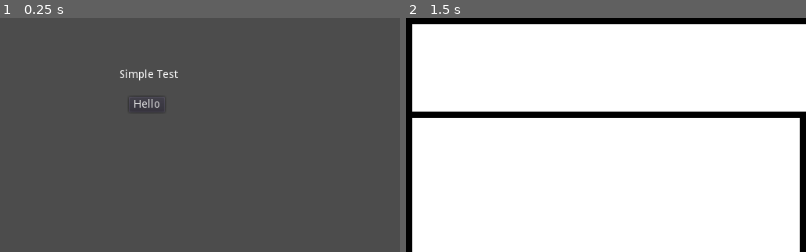
Above: before the commit, frames 1-2 (left to right).
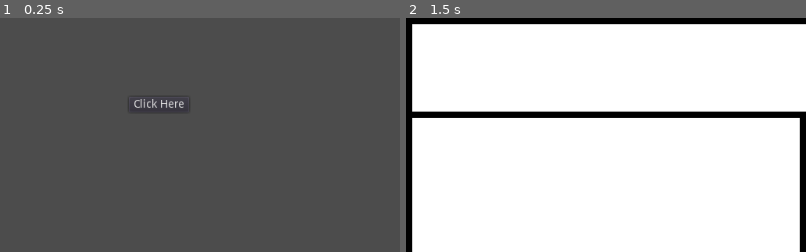
Above: after the commit, the same moments.

Repository: dytq/dytq.github.io
Game: Godot game, scene res://scenes/MainPage.tscn
Same seed, same stepped clock (60 frames per second), same inputs: the game is played once before the commit and once after it.
Inputs:
- Up to frame 1 (0.25 s): no input
- Up to frame 2 (1.5 s): click "Hello" (after the commit: "Click Here") at 0.5 s; click "Hello" (after the commit: "Click Here") at 1.25 s
The pictures show only the part of the screen within x 0-50%, y 0-50%; the shares and areas given below are measured in that part.

The runs differ from the first frame. In frame 1, 0.5% of the frame differs, in the area x 30-46%, y 21-39%; in frame 2, nothing differs.

Commit message:
change test file

Diff:
--- a/src/scenes/MainPage.tscn
+++ b/src/scenes/MainPage.tscn
@@ -7,18 +7,11 @@
 anchor_bottom = 1.0
 script = ExtResource( 1 )
 
-[node name="Label" type="Label" parent="."]
-margin_left = 153.0
-margin_top = 66.0
-margin_right = 228.0
-margin_bottom = 80.0
-text = "Simple Test"
-
 [node name="Button" type="Button" parent="."]
 margin_left = 165.0
 margin_top = 101.0
 margin_right = 211.0
 margin_bottom = 121.0
-text = "Hello"
+text = "Click Here"
 
 [connection signal="pressed" from="Button" to="." method="_on_Button_pressed"]
Not shown, changed: docs/index.html
Not shown, changed: docs/index.pck
